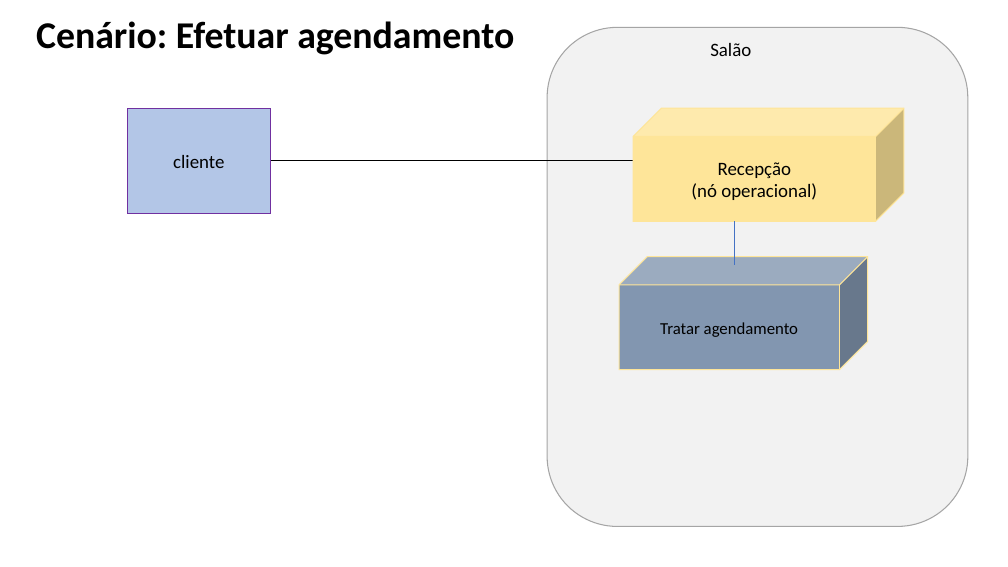
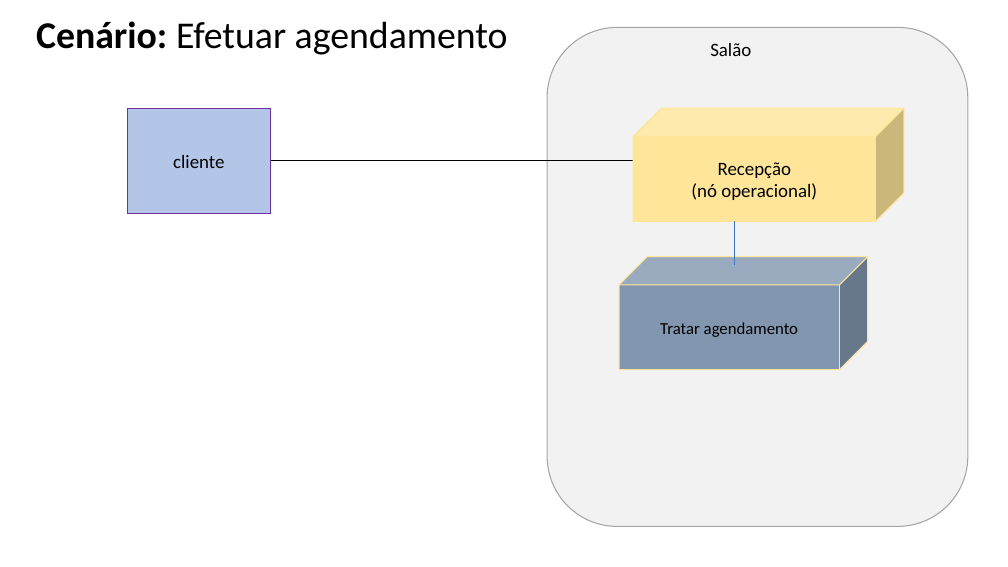
Before and after one commit to Vinicius-Dias-Mota/AC1---Engenharia, a slide deck: slide 3 of 15 - Arquitetura de Negócio para cada Cenário.pptx (slide 4 before the commit). Drawn at 1008x567 pixels with LibreOffice and Linux fonts; fonts in the diff are those of the drawing. Boxes give left, top, right and bottom in pixels: in the first picture for what was removed or moved away, otherwise in the second. Text is boxed around its words. In the diff, an @@ line names an element or a change of style, - is before the commit and + after.

```diff
--- a/15 - Arquitetura de Negócio para cada Cenário.pptx
+++ b/15 - Arquitetura de Negócio para cada Cenário.pptx
@@ text "Cenário: Efetuar agendamento" at (36,21,508,55): bold off in "Efetuar agendamento" @@
```
Also in this commit, not shown: 3 other slides changed, 1 slide added, 1 slide removed.
